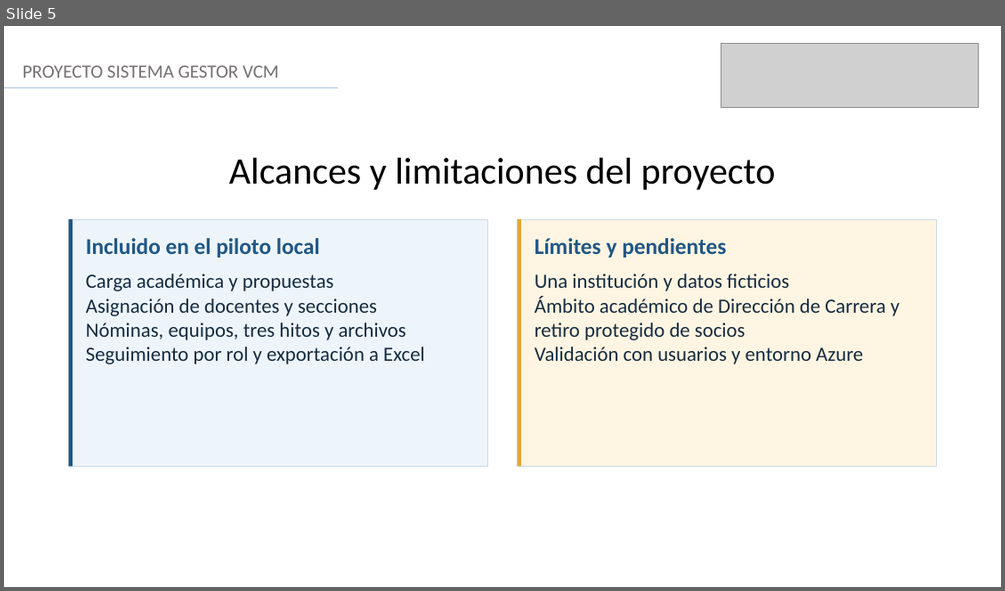
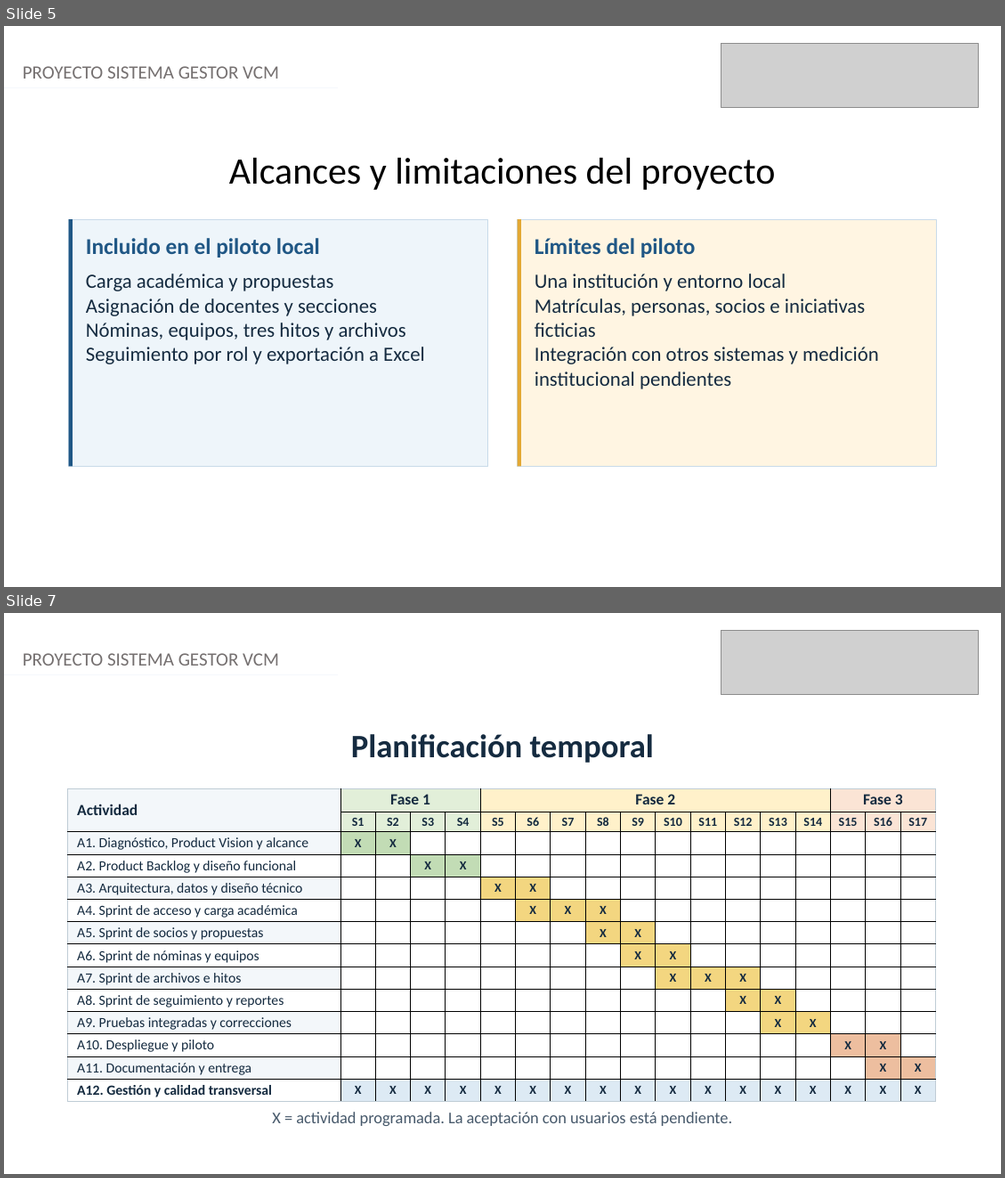
Before and after one commit to chiolinski/APT122-Sistema-Gestor-VCM, a slide deck: Fase 2/Evidencias Grupales/APT122_Presentacion_Final_Proyecto_VCM.pptx. Shown one above the other, each under a label of ours: slide 5 before the commit, slides 5 and 7 after it; the slides between them are not shown. The pictures are 1005x591 and 1005x1178 pixels, drawn with LibreOffice and Linux fonts; fonts in the diff are those of the drawing; grey boxes stand for pictures. Boxes give left, top, right and bottom in pixels: in the first picture for what was removed or moved away, otherwise in the second. Text is boxed around its words. In the diff, an @@ line names an element or a change of style, - is before the commit and + after.

Commit message:
Actualizar presentación final de Fase 2

```diff
--- a/Fase 2/Evidencias Grupales/APT122_Presentacion_Final_Proyecto_VCM.pptx
+++ b/Fase 2/Evidencias Grupales/APT122_Presentacion_Final_Proyecto_VCM.pptx
@@ slide 7 added at (4, 613, 1001, 1174), background #FFFFFF @@
@@ picture added at (721, 630, 979, 695) @@
@@ text added at (23, 653, 279, 666), 18 pt, text #757070 @@
+PROYECTO SISTEMA GESTOR VCM
@@ line added from (4, 675) to (339, 675), #F5F7FC 1.25 pt @@
@@ text added at (351, 734, 654, 763), 31.5 pt, text #152B40, bold @@
+Planificación temporal
@@ table added at (67, 788, 938, 1101), 14 rows, 18 columns @@
+Actividad | Fase 1 |  |  |  | Fase 2 |  |  |  |  |  |  |  |  |  | Fase 3 |  | 
+ | S1 | S2 | S3 | S4 | S5 | S6 | S7 | S8 | S9 | S10 | S11 | S12 | S13 | S14 | S15 | S16 | S17
+A1. Diagnóstico, Product Vision y alcance | X | X |  |  |  |  |  |  |  |  |  |  |  |  |  |  | 
+A2. Product Backlog y diseño funcional |  |  | X | X |  |  |  |  |  |  |  |  |  |  |  |  | 
+A3. Arquitectura, datos y diseño técnico |  |  |  |  | X | X |  |  |  |  |  |  |  |  |  |  | 
+A4. Sprint de acceso y carga académica |  |  |  |  |  | X | X | X |  |  |  |  |  |  |  |  | 
+A5. Sprint de socios y propuestas |  |  |  |  |  |  |  | X | X |  |  |  |  |  |  |  | 
+A6. Sprint de nóminas y equipos |  |  |  |  |  |  |  |  | X | X |  |  |  |  |  |  | 
+A7. Sprint de archivos e hitos |  |  |  |  |  |  |  |  |  | X | X | X |  |  |  |  | 
+A8. Sprint de seguimiento y reportes |  |  |  |  |  |  |  |  |  |  |  | X | X |  |  |  | 
+A9. Pruebas integradas y correcciones |  |  |  |  |  |  |  |  |  |  |  |  | X | X |  |  | 
+A10. Despliegue y piloto |  |  |  |  |  |  |  |  |  |  |  |  |  |  | X | X | 
+A11. Documentación y entrega |  |  |  |  |  |  |  |  |  |  |  |  |  |  |  | X | X
+A12. Gestión y calidad transversal | X | X | X | X | X | X | X | X | X | X | X | X | X | X | X | X | X
@@ text added at (272, 1111, 732, 1126), 15.8 pt, text #47596B @@
+X = actividad programada. La aceptación con usuarios está pendiente.
@@ slide 5 changed as well @@
@@ text "PROYECTO SISTEMA GESTOR VCM" at (23, 66, 279, 79): text colour #767171 to #757070 @@
@@ line (4, 88) - (339, 88): stroke #ABC0E4 1.25 pt to #F5F7FC 1.25 pt @@
@@ text at (534, 238, 696, 257): text changed @@
-Límites y pendientes
+Límites del piloto
@@ text at (534, 273, 879, 389): text changed @@
-Una institución y datos ficticios
-Ámbito académico de Dirección de Carrera y retiro protegido de socios
-Validación con usuarios y entorno Azure
+Una institución y entorno local
+Matrículas, personas, socios e iniciativas ficticias
+Integración con otros sistemas y medición institucional pendientes
```
Also in this commit, not shown: 7 other slides changed, 8 other slides added, 8 slides removed.
